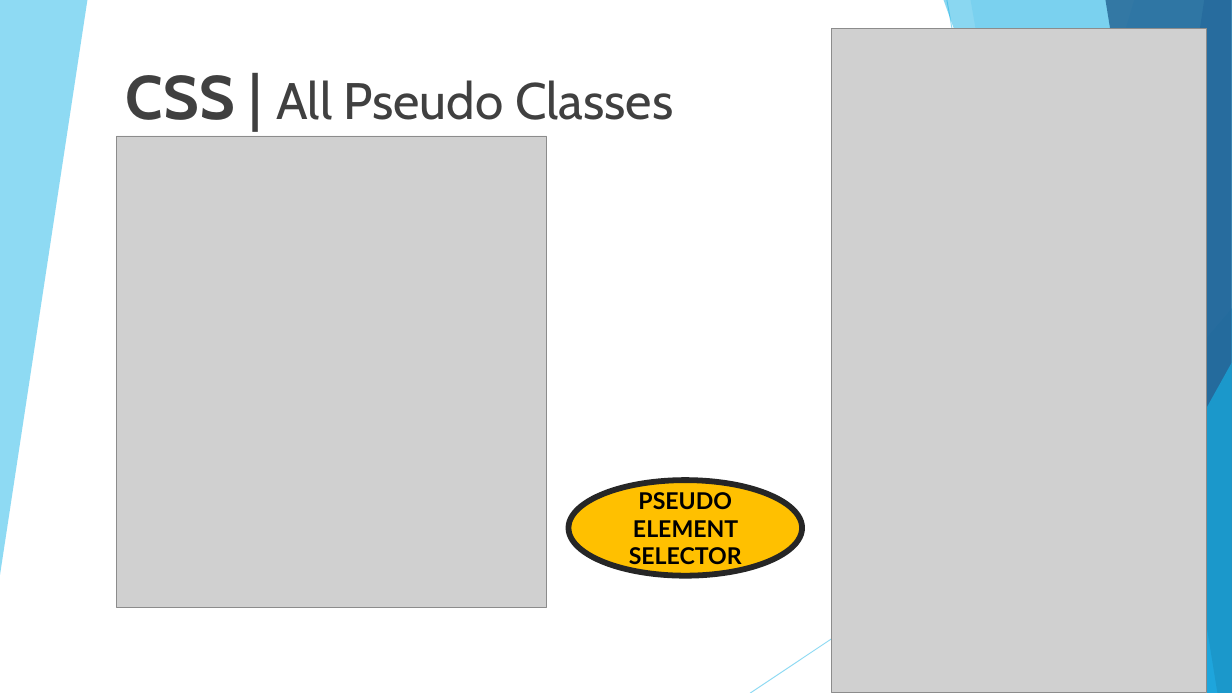
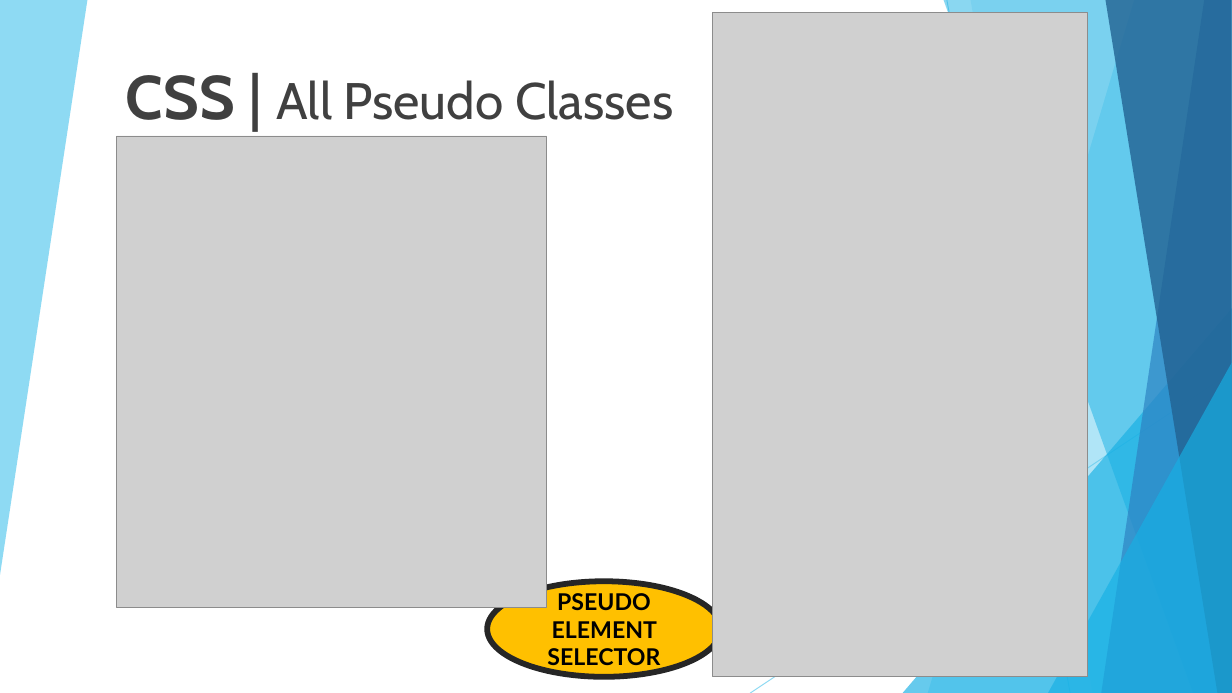
Before and after one commit to 01Primo/slides, a slide deck: slide 29 of 05_CSS.pptx. Drawn at 1232x693 pixels with LibreOffice and Linux fonts; fonts in the diff are those of the drawing; grey boxes stand for pictures. Boxes give left, top, right and bottom in pixels: in the first picture for what was removed or moved away, otherwise in the second. Text is boxed around its words. In the diff, an @@ line names an element or a change of style, - is before the commit and + after.

```diff
--- a/05_CSS.pptx
+++ b/05_CSS.pptx
@@ picture moved from (x1=832, y1=29, x2=1207, y2=693) to (x1=713, y1=12, x2=1088, y2=677) @@
@@ ellipse "PSEUDO ELEMENT SELECTOR" moved from (x1=568, y1=481, x2=802, y2=576) to (x1=487, y1=581, x2=721, y2=677) @@
```
Also in this commit, not shown: 2 other files.
